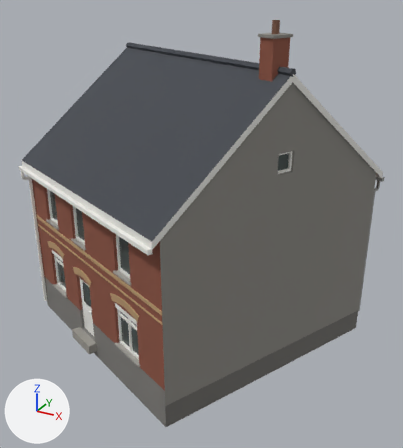
An edit to the glTF model web/public/models/vh_terrace.glb, drawn before and after from the same camera.
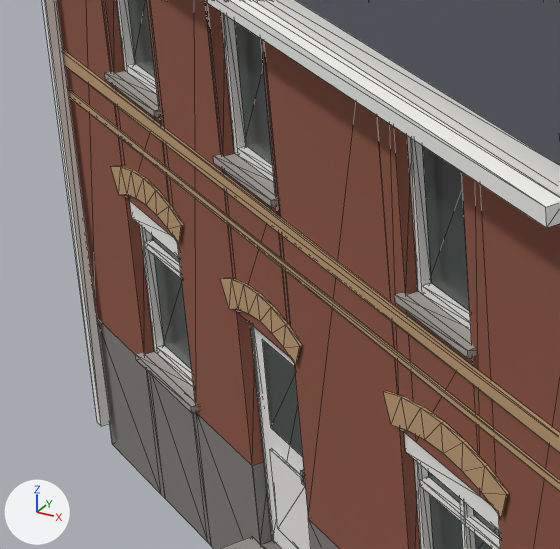
The first picture shows the older version from a 50 mm lens placed at (10.68, -12.04, 11.41), pointed at (2.2, 3.38, 3.7). The close-ups show the older and then the newer version on the part from 5% to 37% of the width and 45% to 74% of the height of that picture. Only the edits that show in the close-ups are written down. The lights are fixed; the arrows at lower left show +X, +Y and +Z. The close-ups show mesh edges as thin lines. Where no turn or scale is listed for an object, it has been applied to the vertices.

Script lines for the objects in view, before the commit:
```python
me_vh_brick = bpy.data.meshes.new('vh_brick')
me_vh_brick.from_pydata(...)  # 182 vertices, 178 faces; spans x -3.8..7.29, y -1.66..9.24, z 0.9..10.01
me_vh_brick.materials.append(mat_vh_brick)  # brown #8e5442
me_vh_frames_small = bpy.data.meshes.new('vh_frames_small')
me_vh_frames_small.from_pydata(...)  # 416 vertices, 640 faces; spans x -4.0..7.51, y -2.03..9.6, z -0.12..7.03
me_vh_frames_small.materials.append(mat_vh_frames_small)
me_vh_glass = bpy.data.meshes.new('vh_glass')
me_vh_glass.from_pydata(...)  # 52 vertices, 26 faces; spans x -2.77..5.94, y -0.98..8.65, z 1.0..7.03
me_vh_glass.materials.append(mat_vh_glass)  # dark grey #46514f
ob_vh_brick = bpy.data.objects.new('vh_brick', me_vh_brick)
ob_vh_brick.location = (0.0, 0.0, 0.0)
ob_vh_frames_small = bpy.data.objects.new('vh_frames_small', me_vh_frames_small)
ob_vh_frames_small.location = (0.0, 0.0, 0.0)
ob_vh_glass = bpy.data.objects.new('vh_glass', me_vh_glass)
ob_vh_glass.location = (0.0, 0.0, 0.0)
# also in view: 'vh_roof' at (1.75, 3.78, 7.43); 'vh_trim' at (1.75, 3.78, 4.37); 'vh_stone' at (1.13, 3.59, 5.13)
```
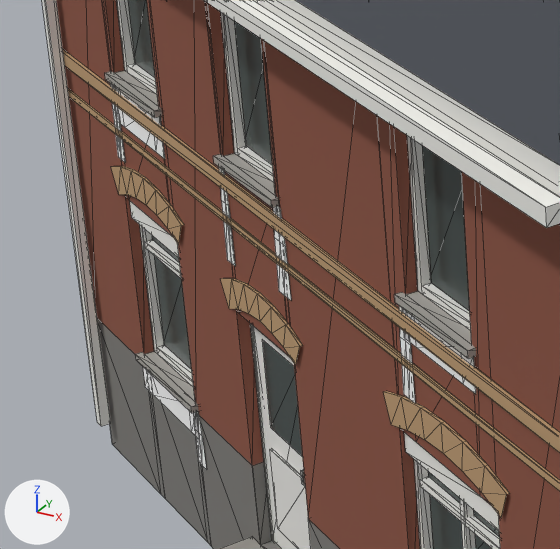
Diff of the bpy script that builds the scene:
```diff
--- a/web/public/models/vh_terrace.glb.py
+++ b/web/public/models/vh_terrace.glb.py
@@ mat_vh_streaks_small @@
+mat_vh_streaks_small = bpy.data.materials.new('vh_streaks_small')
+mat_vh_streaks_small.use_nodes = True; mat_vh_streaks_small.node_tree.nodes.clear()
+_N = mat_vh_streaks_small.node_tree.nodes; _L = mat_vh_streaks_small.node_tree.links
+n0 = _N.new('ShaderNodeBsdfPrincipled'); n0.name = 'Principled BSDF'
+n0.inputs[2].default_value = 0.88  # 'Roughness'
+n1 = _N.new('ShaderNodeOutputMaterial'); n1.name = 'Material Output'
+n2 = _N.new('ShaderNodeVertexColor'); n2.name = 'Color Attribute'
+_L.new(n0.outputs[0], n1.inputs[0])  # 'BSDF' to 'Surface'
+_L.new(n2.outputs[0], n0.inputs[0])  # 'Color' to 'Base Color'
@@ me_vh_streaks_small @@
+me_vh_streaks_small.from_pydata(...)  # 183 vertices, 156 faces; spans x -2.88..6.02, y -1.06..8.85, z 0.4..6.43
+me_vh_streaks_small.materials.append(mat_vh_streaks_small)
@@ ob_vh_streaks_small @@
+ob_vh_streaks_small = bpy.data.objects.new('vh_streaks_small', me_vh_streaks_small)
+ob_vh_streaks_small.location = (0.0, 0.0, 0.0)
```

Where the change shows, as pixel boxes (x1, y1, x2, y2) in the close-ups (560 x 549 px):
'vh_streaks_small', added
    after: (110, 84, 476, 470)
